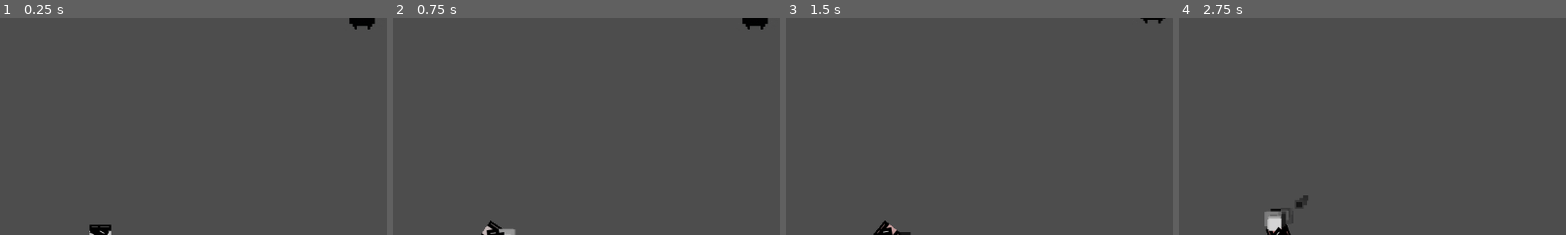
Above: before the commit, frames 1-4 (left to right).
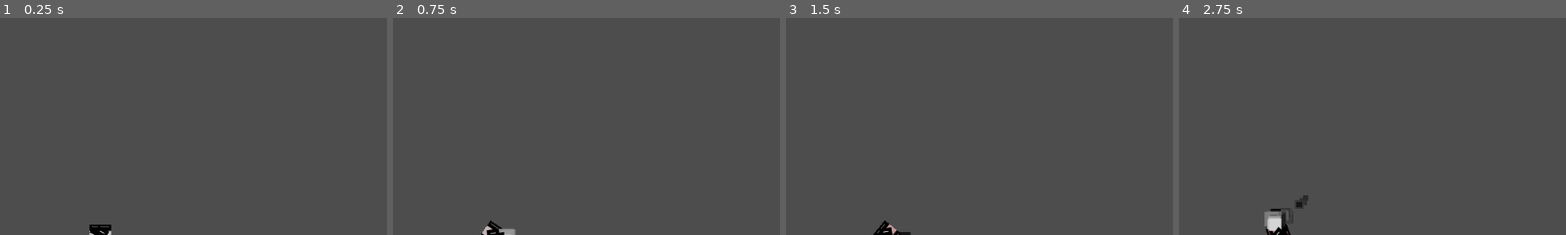
Above: after the commit, the same moments.

Repository: TheCrusty/Biotank-demake
Game: Godot game, scene res://levels/test_level.tscn
The game is run twice, just before and just after one commit, with the same random seed, the same clock (stepped at 60 frames per second) and the same inputs.
Inputs (mouse positions are % of the whole screen's width and height, from its top left):
- Up to frame 1 (0.25 s): no input
- Up to frame 2 (0.75 s): tap Enter at 0.5 s; move the mouse to (72, 45) at 0.52 s; hold D (Rotate_Right) from 0.53 s (still down); hold Shift (Boost) from 0.53 s (still down)
- Up to frame 3 (1.5 s): move the mouse to (30, 55) at 1.27 s; release D (Rotate_Right) at 1.28 s; release Shift (Boost) at 1.28 s; hold S (Reverse) from 1.28 s (still down); tap Space (Shoot) at 1.35 s
- Up to frame 4 (2.75 s): move the mouse to (60, 28) at 2.02 s; release S (Reverse) at 2.03 s; hold D (Rotate_Right) from 2.03 s (still down); hold Shift (Boost) from 2.03 s (still down)
The pictures show only the part of the screen within x 37-87%, y 0-50%; the shares and areas given below are measured in that part.

The runs differ from the first frame. In frame 1, 0.3% of the frame differs, in the area x 90-97%, y 0-6%; in frame 2, 0.3%; in frame 3, less than 0.1%; in frame 4, nothing differs.

Commit message:
Added back attack animation after Warren clobbered it

Diff:
--- a/levels/enemy.tscn
+++ b/levels/enemy.tscn
@@ -8,8 +8,68 @@
 [ext_resource type="PackedScene" uid="uid://noqq5atvqali" path="res://states/attack.tscn" id="6_t7a8q"]
 [ext_resource type="PackedScene" uid="uid://gryp1j4xysh3" path="res://states/death.tscn" id="7_rlwa1"]
 
-[sub_resource type="RectangleShape2D" id="RectangleShape2D_qpv0l"]
-size = Vector2(48, 49)
+[sub_resource type="Animation" id="Animation_wacp7"]
+length = 0.001
+tracks/0/type = "value"
+tracks/0/imported = false
+tracks/0/enabled = true
+tracks/0/path = NodePath("Sprite2D:position")
+tracks/0/interp = 1
+tracks/0/loop_wrap = true
+tracks/0/keys = {
+"times": PackedFloat32Array(0),
+"transitions": PackedFloat32Array(1),
+"update": 0,
+"values": [Vector2(1, -16)]
+}
+tracks/1/type = "value"
+tracks/1/imported = false
+tracks/1/enabled = true
+tracks/1/path = NodePath("Sprite2D:rotation")
+tracks/1/interp = 1
+tracks/1/loop_wrap = true
+tracks/1/keys = {
+"times": PackedFloat32Array(0),
+"transitions": PackedFloat32Array(1),
+"update": 0,
+"values": [0.0]
+}
+
+[sub_resource type="Animation" id="Animation_d6siq"]
+resource_name = "meleeAttackAnimation"
+tracks/0/type = "value"
+tracks/0/imported = false
+tracks/0/enabled = true
+tracks/0/path = NodePath("Sprite2D:position")
+tracks/0/interp = 1
+tracks/0/loop_wrap = true
+tracks/0/keys = {
+"times": PackedFloat32Array(0, 0.5, 1),
+"transitions": PackedFloat32Array(1, 1, 1),
+"update": 0,
+"values": [Vector2(0, 0), Vector2(1, -16), Vector2(0, 0)]
+}
+tracks/1/type = "value"
+tracks/1/imported = false
+tracks/1/enabled = true
+tracks/1/path = NodePath("Sprite2D:rotation")
+tracks/1/interp = 1
+tracks/1/loop_wrap = true
+tracks/1/keys = {
+"times": PackedFloat32Array(0, 0.5, 1),
+"transitions": PackedFloat32Array(1, 1, 1),
+"update": 0,
+"values": [0.0, 0.0, 0.0]
+}
+
+[sub_resource type="AnimationLibrary" id="AnimationLibrary_feewd"]
+_data = {
+"RESET": SubResource("Animation_wacp7"),
+"meleeAttackAnimation": SubResource("Animation_d6siq")
+}
+
+[sub_resource type="CircleShape2D" id="CircleShape2D_yx66y"]
+radius = 20.0062
 
 [sub_resource type="CircleShape2D" id="CircleShape2D_52841"]
 radius = 265.377
@@ -23,9 +83,14 @@
 input_pickable = true
 script = ExtResource("2_5fy66")
 
+[node name="AnimationPlayer" type="AnimationPlayer" parent="."]
+libraries = {
+"": SubResource("AnimationLibrary_feewd")
+}
+
 [node name="CollisionShape" type="CollisionShape2D" parent="."]
 position = Vector2(-1, -0.5)
-shape = SubResource("RectangleShape2D_qpv0l")
+shape = SubResource("CircleShape2D_yx66y")
 
 [node name="Nodetest2D" type="Node2D" parent="CollisionShape"]
 
@@ -35,11 +100,13 @@
 shape = SubResource("CircleShape2D_52841")
 
 [node name="Sprite2D" type="Sprite2D" parent="."]
+position = Vector2(1, -16)
 scale = Vector2(0.1, 0.1)
 texture = ExtResource("1_11brc")
 hframes = 5
 
 [node name="AttackRange" type="Area2D" parent="."]
+visible = false
 
 [node name="CollisionShape2D" type="CollisionShape2D" parent="AttackRange"]
 shape = SubResource("CircleShape2D_gsfdg")
Not shown: 1 places in levels/enemy.tscn that only renumber resources
